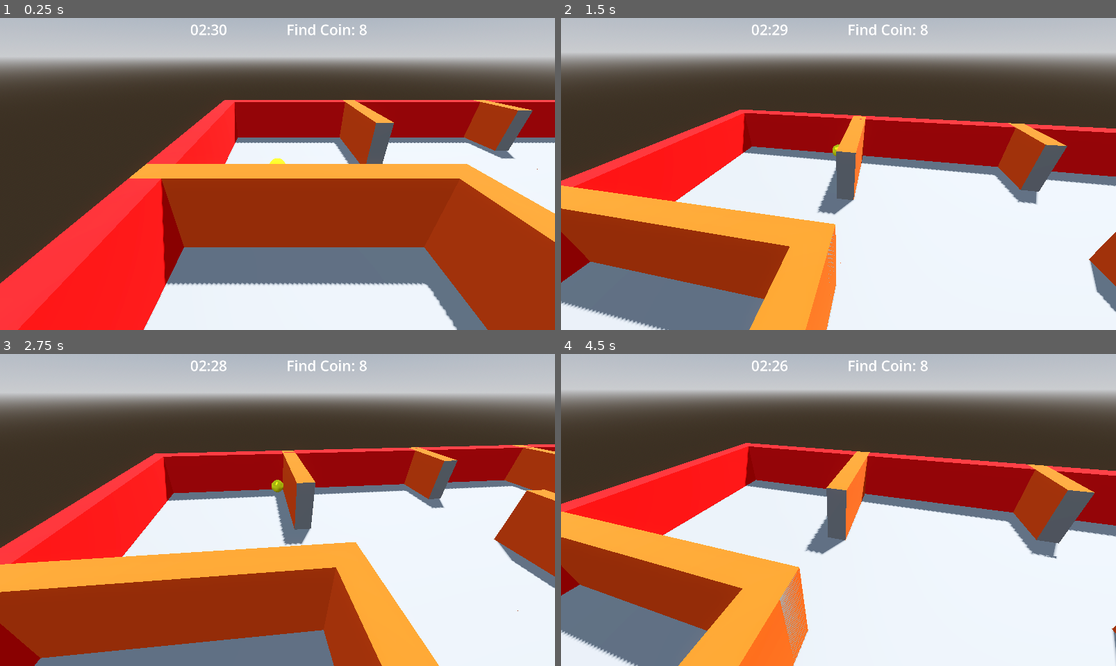
Above: before the commit, frames 1-4 (two rows, left to right).
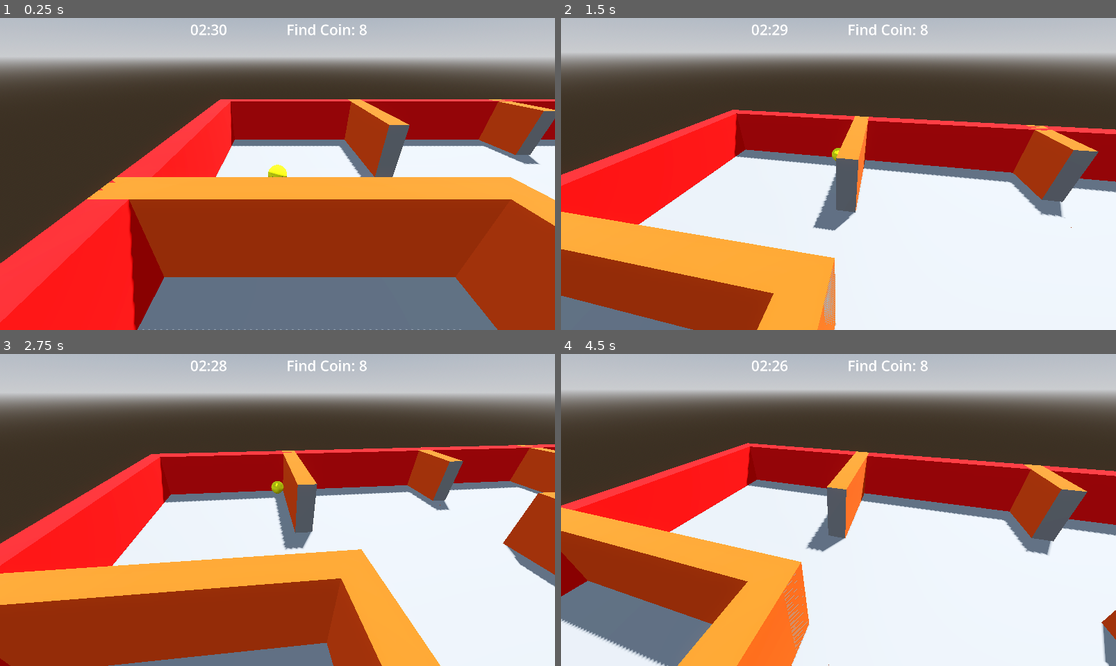
Above: after the commit, the same moments.

Repository: cliff-lilly-jean/pacman-stealth-game
Game: Godot game, scene res://entities/world/world.tscn
Two runs of this game, one before a commit and one after it. Both use one fixed random seed, a clock stepped at 60 frames per second and the inputs below.
Inputs (mouse positions are in pixels of both pictures, inside the frame that each line leads up to):
- Up to frame 1 (0.25 s): no input
- Up to frame 2 (1.5 s): move the mouse to (866, 174) at 0.52 s; hold W (move_forward) from 0.53 s (still down); tap Shift (dash) at 0.6 s; move the mouse to (810, 174) at 1.27 s; tap Ctrl (sprint) at 1.35 s
- Up to frame 3 (2.75 s): keep holding W (move_forward); move the mouse to (288, 503) at 2.02 s; tap Shift (dash) at 2.1 s
- Up to frame 4 (4.5 s): keep holding W (move_forward); move the mouse to (832, 516) at 2.77 s; tap Ctrl (sprint) at 2.85, 4.35 s; move the mouse to (877, 513) at 3.52 s; tap Shift (dash) at 3.6 s; move the mouse to (794, 506) at 4.27 s

The runs differ from the first frame. In frame 1, 30% of the frame differs, in the area x 0-100%, y 26-100%; in frame 2, 24%; in frame 3, 9.8%; in frame 4, 5.6%.

Commit message:
Move event_bus autoload; update level and camera
Rename utils/autoloads/event_bus.gd (and .uid) to autoloads/event_bus.gd. Add two CSGBox3D nodes to entities/Levels/level_01.tscn (CSGBox3D5: size Vector3(5,3,5), transform z=-5, operation=2; CSGBox3D2: transform z=-45.5). Reduce camera smoothing in entities/camera_controller/camera_controller.tscn from 2.0 to 1.0 for a snappier camera feel.

Diff:
--- a/entities/Levels/level_01.tscn
+++ b/entities/Levels/level_01.tscn
@@ -3,3 +3,11 @@
 [ext_resource type="PackedScene" uid="uid://dqbqarefstmrn" path="res://entities/Levels/level.tscn" id="1_bdkmc"]
 
 [node name="Level01" unique_id=279323224 instance=ExtResource("1_bdkmc")]
+
+[node name="CSGBox3D5" type="CSGBox3D" parent="Maze/CSGBox3D12" parent_id_path=PackedInt32Array(1531914445) index="1" unique_id=251402218]
+transform = Transform3D(1, 0, 0, 0, 1, 0, 0, 0, 1, 0, 0.5, -5)
+operation = 2
+size = Vector3(5, 3, 5)
+
+[node name="CSGBox3D2" parent="Maze/CSGBox3D2" parent_id_path=PackedInt32Array(1465973257) index="1" unique_id=1949902304]
+transform = Transform3D(1, 0, 0, 0, 1, 0, 0, 0, 1, 0, 0.5, -45.5)
--- a/entities/camera_controller/camera_controller.tscn
+++ b/entities/camera_controller/camera_controller.tscn
@@ -10,7 +10,7 @@
 script = ExtResource("1_7mrbv")
 mouse_sensitivity = 0.002
 joystick_sensitivity = 2.0
-smoothing = 2.0
+smoothing = 1.0
 
 [node name="CameraTarget" type="Node3D" parent="." unique_id=405279693]
 
Renamed: utils/autoloads/event_bus.gd -> autoloads/event_bus.gd
Renamed: utils/autoloads/event_bus.gd.uid -> autoloads/event_bus.gd.uid
